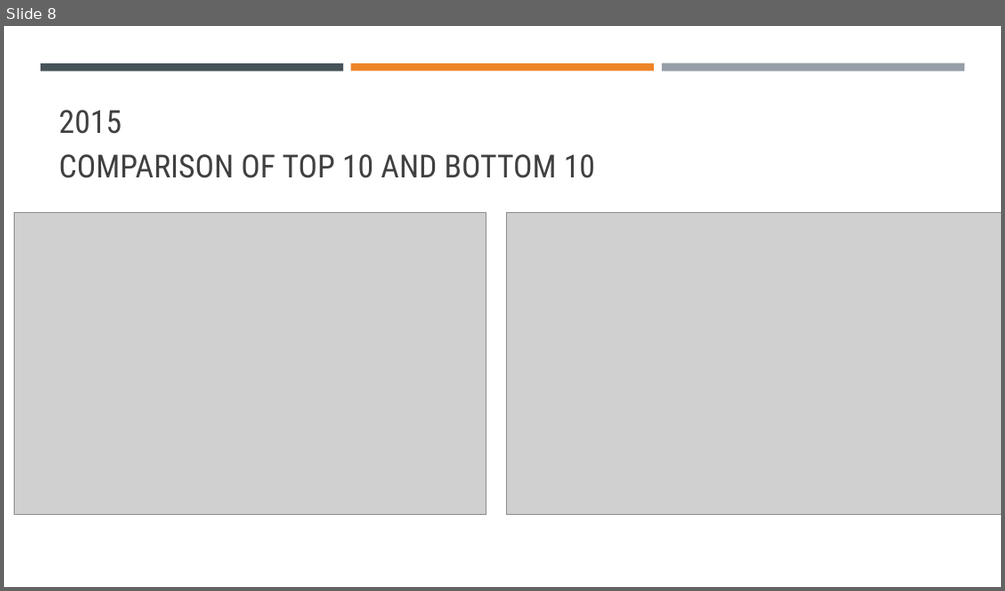
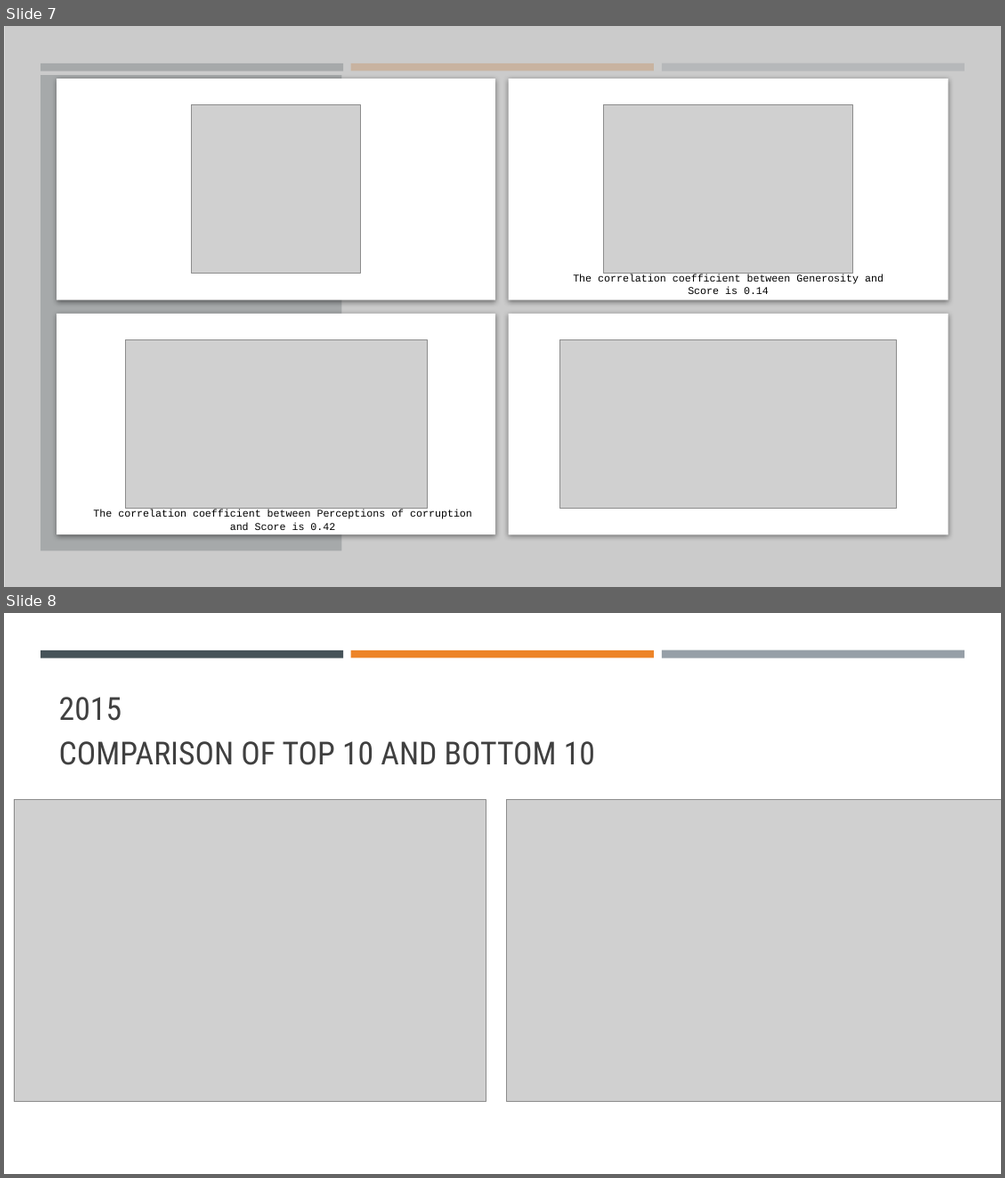
Before and after one commit to Bmyers5817/Project-1, a slide deck: World Happiness.pptx. Shown one above the other, each under a label of ours: slide 8 before the commit, slides 7 and 8 after it. The pictures are 1005x591 and 1005x1178 pixels, drawn with LibreOffice and Linux fonts; fonts in the diff are those of the drawing; grey boxes stand for pictures. Boxes give left, top, right and bottom in pixels: in the first picture for what was removed or moved away, otherwise in the second. Text is boxed around its words. In the diff, an @@ line names an element or a change of style, - is before the commit and + after.

```diff
--- a/World Happiness.pptx
+++ b/World Happiness.pptx
@@ slide 7 added at (4, 26, 1001, 587), background #FFFFFF @@
@@ rectangle added at (4, 26, 1001, 587), fill #BFBFBF at 80% opacity @@
@@ rectangle added at (40, 63, 343, 70), fill #465359 @@
@@ rectangle added at (40, 75, 342, 551), fill #465359 @@
@@ rectangle added at (57, 79, 495, 300), fill #FFFFFF @@
@@ rectangle added at (351, 63, 654, 70), fill #ED8428 @@
@@ rectangle added at (509, 79, 948, 300), fill #FFFFFF @@
@@ rectangle added at (662, 63, 964, 71), fill #969FA7 @@
@@ picture added at (192, 105, 360, 273) @@
@@ picture added at (604, 105, 853, 273) @@
@@ text added at (573, 273, 883, 294), 10 pt, text #000000 @@
+The correlation coefficient between Generosity and Score is 0.14
@@ rectangle added at (57, 313, 495, 534), fill #FFFFFF @@
@@ rectangle added at (509, 313, 948, 534), fill #FFFFFF @@
@@ picture added at (125, 340, 428, 508) @@
@@ picture added at (559, 340, 897, 508) @@
@@ text added at (93, 509, 472, 530), 10 pt, text #000000 @@
+The correlation coefficient between Perceptions of corruption and Score is 0.42
```
Also in this commit, not shown: 1 slide changed, 2 other slides added, 3 slides removed, 3 other files.
